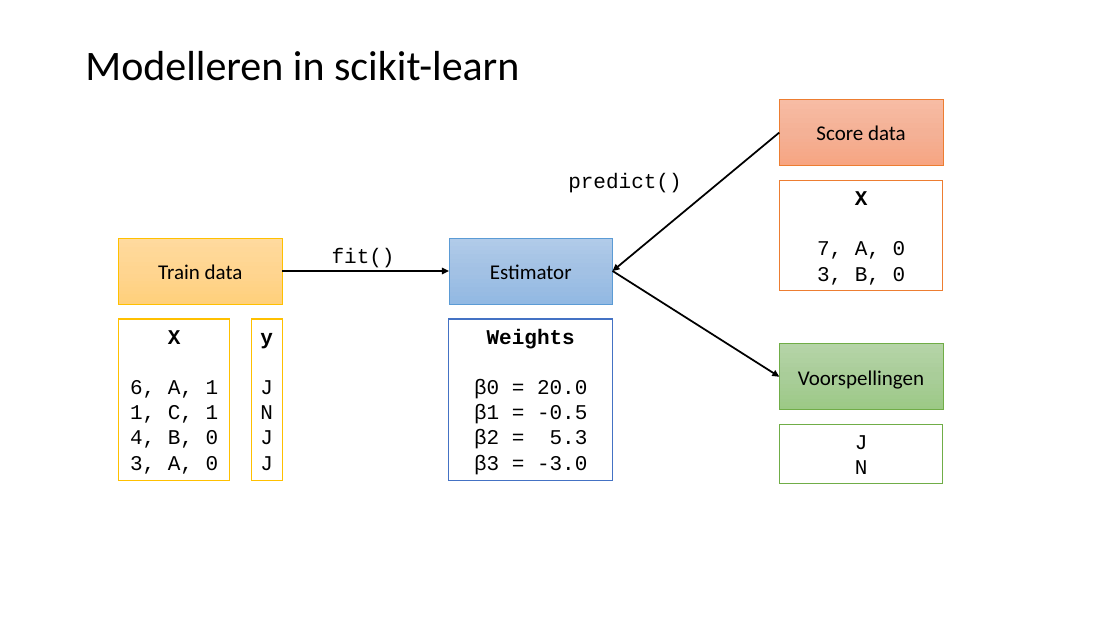
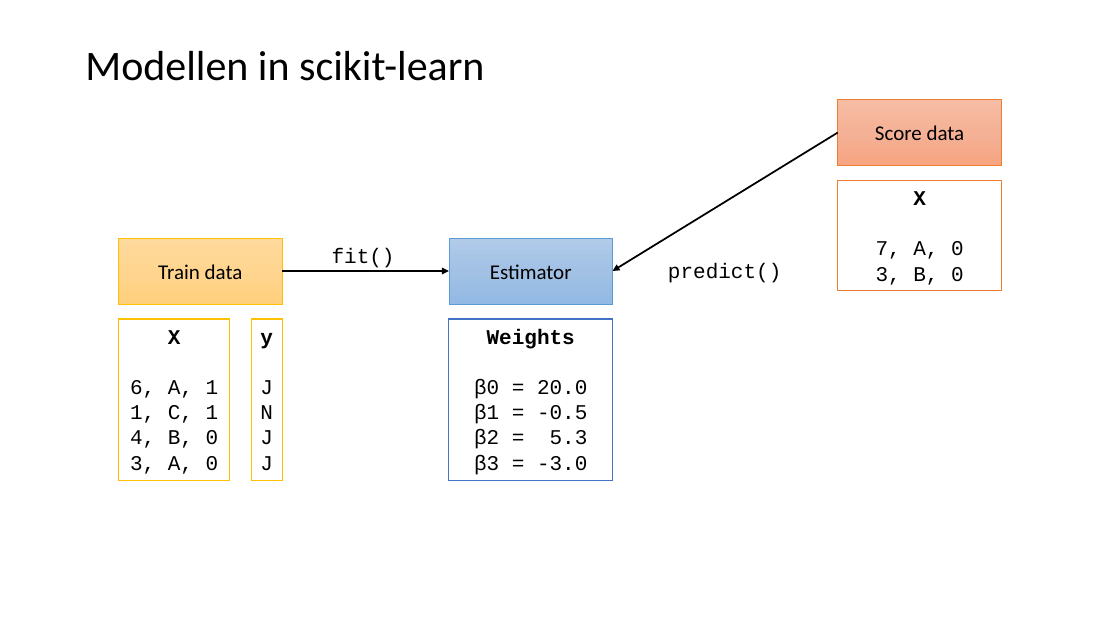
Before and after one commit to LFKoning/knowledge-sharing, a slide deck: slide 22 of python_course/4_scikit_learn/python_cursus_4.pptx (slide 23 before the commit). Drawn at 1120x630 pixels with LibreOffice and Linux fonts; fonts in the diff are those of the drawing. Boxes give left, top, right and bottom in pixels: in the first picture for what was removed or moved away, otherwise in the second. Text is boxed around its words. In the diff, an @@ line names an element or a change of style, - is before the commit and + after.

```diff
--- a/python_course/4_scikit_learn/python_cursus_4.pptx
+++ b/python_course/4_scikit_learn/python_cursus_4.pptx
@@ title at [85, 51, 484, 81]: text changed @@
-Modelleren in scikit-learn
+Modellen in scikit-learn
@@ rectangle "Score data": place and size @@
-rectangle "Score data" at [780, 100, 944, 166]
+rectangle "Score data" at [838, 100, 1002, 166]
@@ arrow moved from (780, 133) - (613, 271) to (838, 133) - (613, 271) @@
@@ rectangle "X": place and size @@
-rectangle "X" at [780, 181, 944, 291]
+rectangle "X" at [838, 181, 1002, 291]
@@ text "predict()": place and size @@
-text "predict()" at [568, 173, 681, 193]
+text "predict()" at [668, 263, 781, 283]
@@ arrow removed from (613, 271) to (780, 376) @@
@@ rectangle removed at [780, 344, 944, 410] @@
-Voorspellingen
@@ rectangle removed at [780, 424, 944, 484] @@
-J
-N
```
Also in this commit, not shown: 5 other slides changed, 5 other files.
